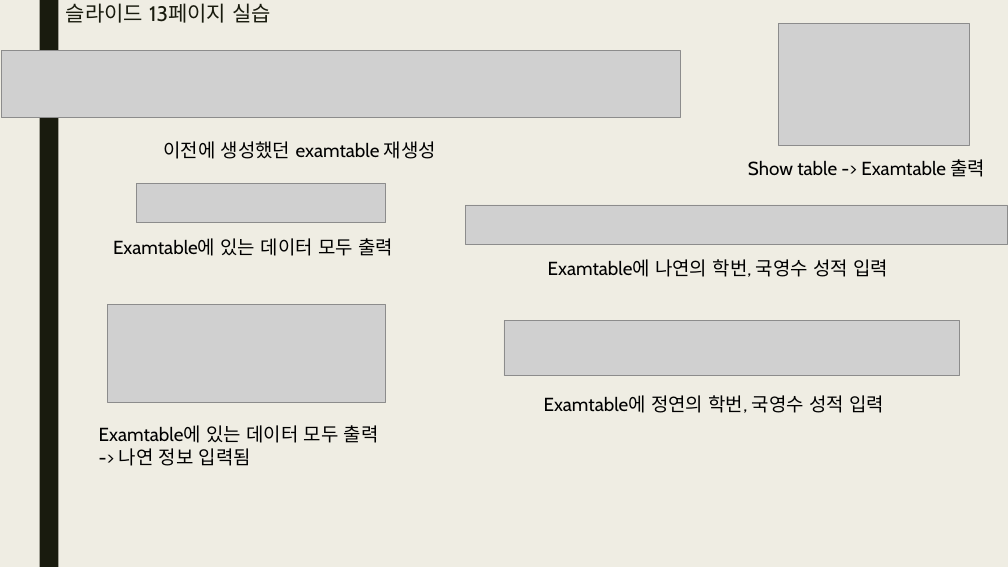
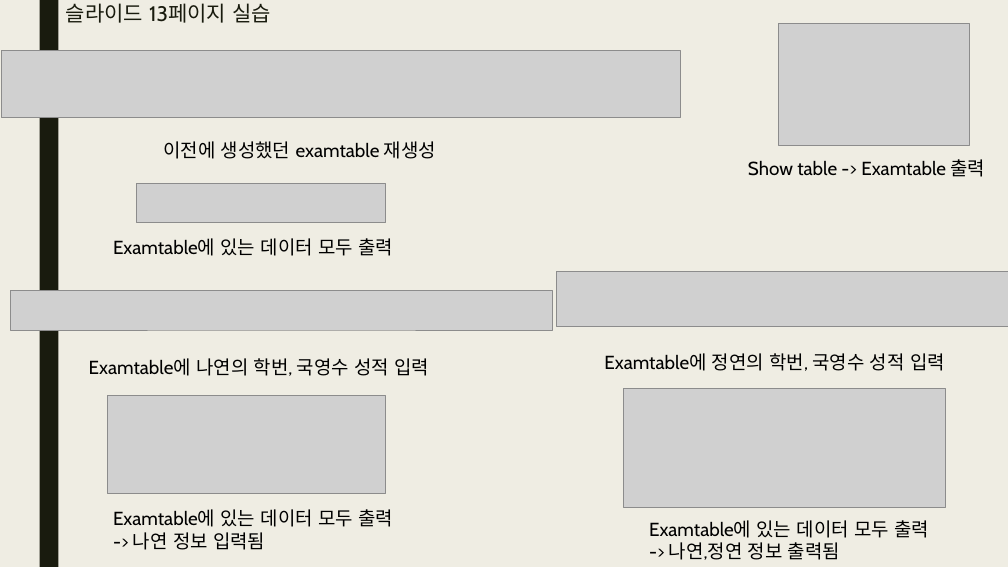
Before and after one commit to bino0130/politec-database, a slide deck: slide 4 of 데이터베이스프로그래밍 과제/20230508 데이터베이스 1강 과제 남정현.pptx. Drawn at 1008x567 pixels with LibreOffice and Linux fonts; fonts in the diff are those of the drawing; grey boxes stand for pictures. Boxes give left, top, right and bottom in pixels: in the first picture for what was removed or moved away, otherwise in the second. Text is boxed around its words. In the diff, an @@ line names an element or a change of style, - is before the commit and + after.

```diff
--- a/데이터베이스프로그래밍 과제/20230508 데이터베이스 1강 과제 남정현.pptx
+++ b/데이터베이스프로그래밍 과제/20230508 데이터베이스 1강 과제 남정현.pptx
@@ picture: place and size @@
-picture at <box>465,205,1007,244</box>
+picture at <box>11,290,553,330</box>
@@ picture: place and size @@
-picture at <box>504,321,960,376</box>
+picture at <box>557,271,1008,327</box>
@@ text "Examtable에 나연의 학번, 국영수 성적 ...": place and size @@
-text "Examtable에 나연의 학번, 국영수 성적 ..." at <box>548,259,888,277</box>
+text "Examtable에 나연의 학번, 국영수 성적 ..." at <box>89,358,429,376</box>
@@ text "Examtable에 정연의 학번, 국영수 성적 ...": place and size @@
-text "Examtable에 정연의 학번, 국영수 성적 ..." at <box>544,395,884,413</box>
+text "Examtable에 정연의 학번, 국영수 성적 ..." at <box>604,353,945,371</box>
@@ picture added at <box>623,389,945,507</box> @@
@@ picture: place and size @@
-picture at <box>108,305,386,402</box>
+picture at <box>107,395,386,493</box>
@@ text "Examtable에 있는 데이터 모두 출력": place and size @@
-text "Examtable에 있는 데이터 모두 출력" at <box>99,425,379,466</box>
+text "Examtable에 있는 데이터 모두 출력" at <box>113,509,393,550</box>
@@ text added at <box>649,520,929,560</box>, 18 pt, text #000000 @@
+Examtable에 있는 데이터 모두 출력
+-> 나연,정연 정보 출력됨
```
Also in this commit, not shown: 6 other slides changed, 6 slides added, 13 other files.
